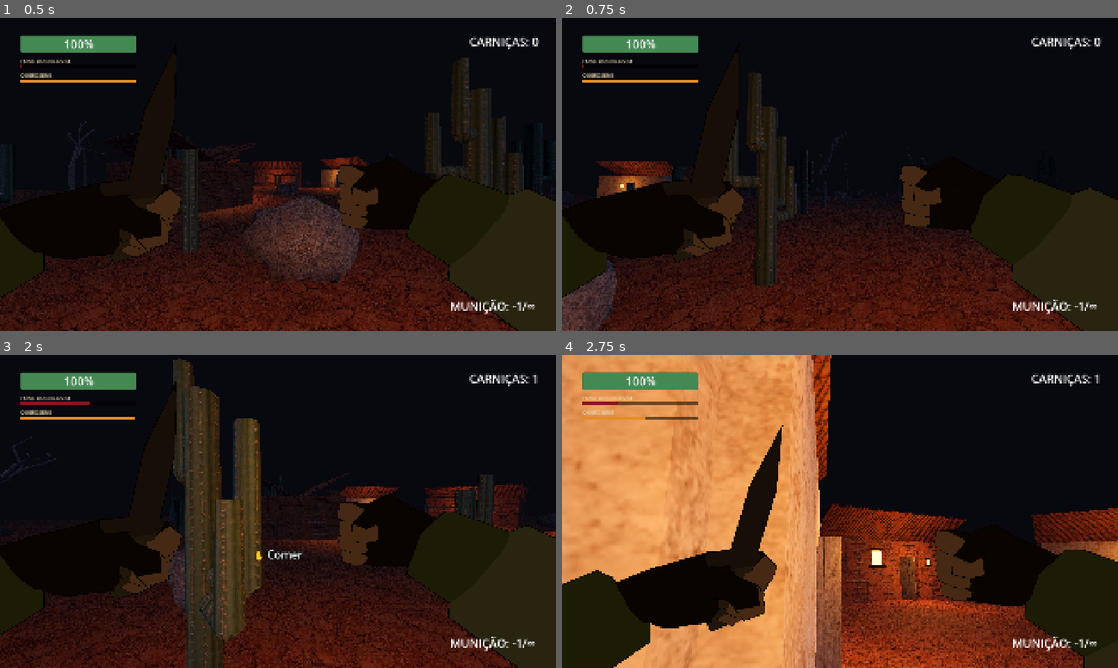
Above: before the commit, frames 1-4 (two rows, left to right).
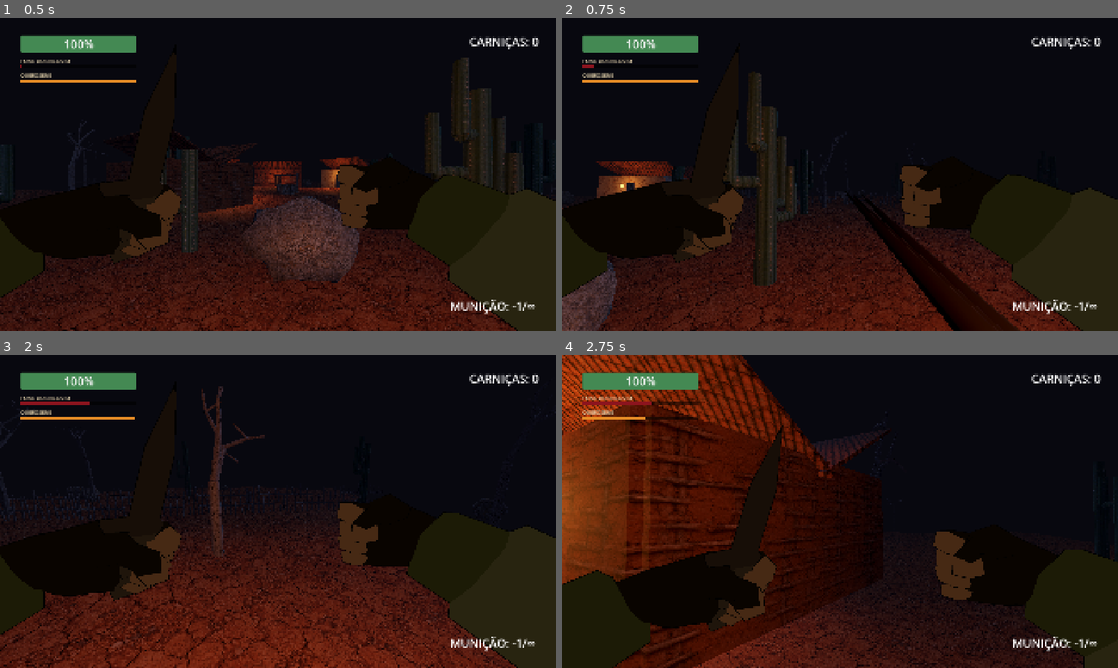
Above: after the commit, the same moments.

Repository: DIEGOHORVATTI/lampiao
Game: Godot game, scene res://tests/pacto_test.tscn
The game is run twice, just before and just after one commit, with the same random seed, the same clock (stepped at 60 frames per second) and the same inputs. This scene is started directly instead of the project's main scene.
Inputs (mouse positions are in pixels of both pictures, inside the frame that each line leads up to):
- Up to frame 1 (0.5 s): no input
- Up to frame 2 (0.75 s): tap Enter (ui_accept) at 0.5 s; move the mouse to (867, 174) at 0.52 s; hold W (forward) from 0.53 s (still down); tap Q (raizes, bound only after the commit) at 0.6 s
- Up to frame 3 (2 s): keep holding W (forward); tap Enter (ui_accept) at 0.77, 1.52 s; move the mouse to (250, 511) at 1.27 s; tap F (activate) at 1.35 s; tap Q (raizes, bound only after the commit) at 1.55 s
- Up to frame 4 (2.75 s): keep holding W (forward); move the mouse to (851, 505) at 2.02 s; hold Right mouse button (aim_mode) from 2.03 s (still down); tap Q (raizes, bound only after the commit) at 2.3 s

Frame 1 is identical in both runs. In frame 2, 2.5% of the frame differs, in the area x 3-83%, y 14-100%; in frame 3, 23%; in frame 4, 52%, in the area x 0-100%, y 0-100%.

Commit message:
feat: poder das Raízes (botão 🌿), olhos vermelhos do Corpo-Seco

Diff:
--- /dev/null
+++ b/common/autoloads/poderes.gd
@@ -0,0 +1,77 @@
+extends Node
+
+const RAIZES_RANGE := 5.0
+const RAIZES_HUNGER := 10.0
+const RAIZES_COOLDOWN := 1.5
+
+var cooldown := 0.0
+var root_material: StandardMaterial3D
+
+
+func _ready() -> void:
+	if not InputMap.has_action("raizes"):
+		InputMap.add_action("raizes")
+		var key := InputEventKey.new()
+		key.physical_keycode = KEY_Q
+		InputMap.action_add_event("raizes", key)
+	root_material = StandardMaterial3D.new()
+	root_material.albedo_color = Color(0.08, 0.04, 0.03)
+	root_material.roughness = 0.6
+
+
+func _process(delta: float) -> void:
+	cooldown = maxf(0.0, cooldown - delta)
+	if Input.is_action_just_pressed("raizes") and cooldown == 0.0 and Pacto.active:
+		raizes()
+
+
+func raizes() -> bool:
+	var player: Node3D = Global.player
+	var target := _target(player)
+	cooldown = RAIZES_COOLDOWN
+	Pacto.hunger = minf(99.0, Pacto.hunger + RAIZES_HUNGER)
+	var hand: Vector3 = player.camera.global_position + player.camera.global_basis * Vector3(0.3, -0.4, -0.3)
+	var end: Vector3 = target.global_position + Vector3.UP * 1.0 if target else hand + -player.camera.global_basis.z * RAIZES_RANGE
+	for i in 3:
+		_tentacle(hand, end + Vector3(randf_range(-0.3, 0.3), randf_range(-0.3, 0.3), randf_range(-0.3, 0.3)))
+	if target:
+		target.get_damage(10000.0, Vector3.ZERO)
+	return target != null
+
+
+func _target(player: Node3D) -> Node3D:
+	var forward: Vector3 = -player.camera.global_basis.z
+	var best: Node3D = null
+	var best_distance := RAIZES_RANGE
+	for enemy in get_tree().get_nodes_in_group("inimigos"):
+		if not enemy.is_alive:
+			continue
+		var to: Vector3 = enemy.global_position - player.global_position
+		var distance := to.length()
+		if distance < best_distance and forward.dot(to.normalized()) > 0.5:
+			best = enemy
+			best_distance = distance
+	return best
+
+
+func _tentacle(from: Vector3, to: Vector3) -> void:
+	var mesh := CylinderMesh.new()
+	mesh.top_radius = 0.02
+	mesh.bottom_radius = 0.045
+	mesh.height = 1.0
+	mesh.radial_segments = 5
+	var mi := MeshInstance3D.new()
+	mi.mesh = mesh
+	mi.material_override = root_material
+	get_tree().current_scene.add_child(mi)
+	var length := from.distance_to(to)
+	mi.global_position = from
+	mi.look_at(to, Vector3.UP if absf((to - from).normalized().y) < 0.99 else Vector3.RIGHT)
+	mi.rotate_object_local(Vector3.RIGHT, -PI / 2)
+	mi.scale = Vector3(1, 0.01, 1)
+	var tween := mi.create_tween()
+	tween.tween_property(mi, "scale", Vector3(1, length, 1), 0.12)
+	tween.parallel().tween_property(mi, "global_position", from + (to - from) / 2.0, 0.12)
+	tween.tween_interval(0.25)
+	tween.tween_property(mi, "scale", Vector3(0.2, 0.01, 0.2), 0.15)
+	tween.tween_callback(mi.queue_free)
--- a/common/enemy/enemy.gd
+++ b/common/enemy/enemy.gd
@@ -23,7 +23,6 @@
 @export var light_attraction: float = 0.0
 @export var alert_range: float = 0.0
 @export var eye_glow: Color = Color(0, 0, 0, 0)
-@export var eye_height: float = 1.6
 @export var chase_time: float = 5.0
 var is_chasing:bool = false
 
@@ -202,21 +201,15 @@
 
 
 func _add_eyes() -> void:
-	var mat := StandardMaterial3D.new()
-	mat.shading_mode = BaseMaterial3D.SHADING_MODE_UNSHADED
-	mat.albedo_color = eye_glow
-	mat.disable_fog = true
-	var sphere := SphereMesh.new()
-	sphere.radius = 0.025
-	sphere.height = 0.05
-	sphere.radial_segments = 6
-	sphere.rings = 3
-	for x in [-0.045, 0.045]:
-		var eye := MeshInstance3D.new()
-		eye.mesh = sphere
-		eye.material_override = mat
-		eye.position = Vector3(x, eye_height, -0.13)
-		character_root.add_child(eye)
+	for mi in character_root.find_children("*", "MeshInstance3D", true, false):
+		for i in mi.mesh.get_surface_count():
+			var mat := mi.get_active_material(i) as StandardMaterial3D
+			if mat and mat.albedo_color.r > 2.0:
+				var eyes := mat.duplicate() as StandardMaterial3D
+				eyes.albedo_color = eye_glow * 3.0
+				eyes.shading_mode = BaseMaterial3D.SHADING_MODE_UNSHADED
+				eyes.disable_fog = true
+				mi.set_surface_override_material(i, eyes)
 
 func _player_in_vision_range() -> bool:
 	var distance := global_position.distance_to(player.global_position)
--- a/common/touch/touch_controls.gd
+++ b/common/touch/touch_controls.gd
@@ -11,6 +11,7 @@
 	{"action": "reload", "label": "↻", "anchor": Vector2(-380, -540), "scale": 0.8},
 	{"action": "activate", "label": "✋", "anchor": Vector2(-560, -380), "scale": 0.8},
 	{"action": "weapon_change_next", "label": "⇄", "anchor": Vector2(-200, -760), "scale": 0.7},
+	{"action": "raizes", "label": "🌿", "anchor": Vector2(-560, -560), "scale": 0.9},
 ]
 
 var move_finger := -1
--- a/project.godot
+++ b/project.godot
@@ -26,6 +26,7 @@
 Pacto="*res://common/autoloads/pacto.gd"
 Historia="*res://common/autoloads/historia.gd"
 Dialogo="*res://common/autoloads/dialogo.gd"
+Poderes="*res://common/autoloads/poderes.gd"
 TouchControls="*res://common/touch/touch_controls.gd"
 
 [display]
--- a/tests/pacto_test.gd
+++ b/tests/pacto_test.gd
@@ -20,7 +20,9 @@
 	add_child(corpo)
 	corpo.global_position = Global.player.global_position + Vector3(4, 0, 0)
 	await get_tree().create_timer(0.3).timeout
-	corpo.get_damage(1000.0, Vector3.ZERO)
+	Global.player.camera_pivot.look_at(corpo.global_position, Vector3.UP)
+	Global.player.camera_holder.rotation.x = 0.0
+	_check(Poderes.raizes() and not corpo.is_alive, "raízes derrubam o corpo-seco à frente")
 	Pacto.hunger = 60.0
 	Global.player.global_position = corpo.global_position + Vector3(0.5, 0.5, 0)
 	await get_tree().create_timer(0.4).timeout
--- a/tools/fera.gd
+++ b/tools/fera.gd
@@ -5,11 +5,13 @@
 	var level: Node = load("res://world/sertao/sertao.tscn").instantiate()
 	add_child(level)
 	await get_tree().create_timer(1.0).timeout
-	for i in 3:
-		var corpo: Node3D = load("res://enemies/corpo_seco.tscn").instantiate()
-		level.add_child(corpo)
-		corpo.global_position = Global.player.global_position + Vector3(-2.5 + i * 2.5, -0.9, -4.0 - i * 6.0)
-		corpo.character_root.rotation.y = PI
-	await get_tree().create_timer(1.2).timeout
+	var corpo: Node3D = load("res://enemies/corpo_seco.tscn").instantiate()
+	level.add_child(corpo)
+	corpo.global_position = Global.player.global_position + Vector3(0.5, -0.9, -3.5)
+	corpo.character_root.rotation.y = PI
+	await get_tree().create_timer(0.8).timeout
+	Global.player.camera_pivot.look_at(corpo.global_position, Vector3.UP)
+	await get_tree().create_timer(0.01).timeout
+	await get_tree().create_timer(0.2).timeout
 	get_viewport().get_texture().get_image().save_png(OS.get_environment("SHOT"))
 	get_tree().quit()
--- a/world/cap01/cap01.gd
+++ b/world/cap01/cap01.gd
@@ -125,7 +125,7 @@
 		["ENCOSTO", "Tá ouvindo? Pararam os grilo. Chegou visita."],
 	])
 	_spawn("E1")
-	Dialogo.mostrar_prompt("Derrube o corpo-seco e coma: ✋ Comer")
+	Dialogo.mostrar_prompt("🌿 Raízes derrubam o corpo-seco · depois ✋ Comer")
 	await get_tree().create_timer(6.0).timeout
 	Dialogo.esconder_prompt()
 	_spawn("E2a")
Not shown, added: common/autoloads/poderes.gd.uid
